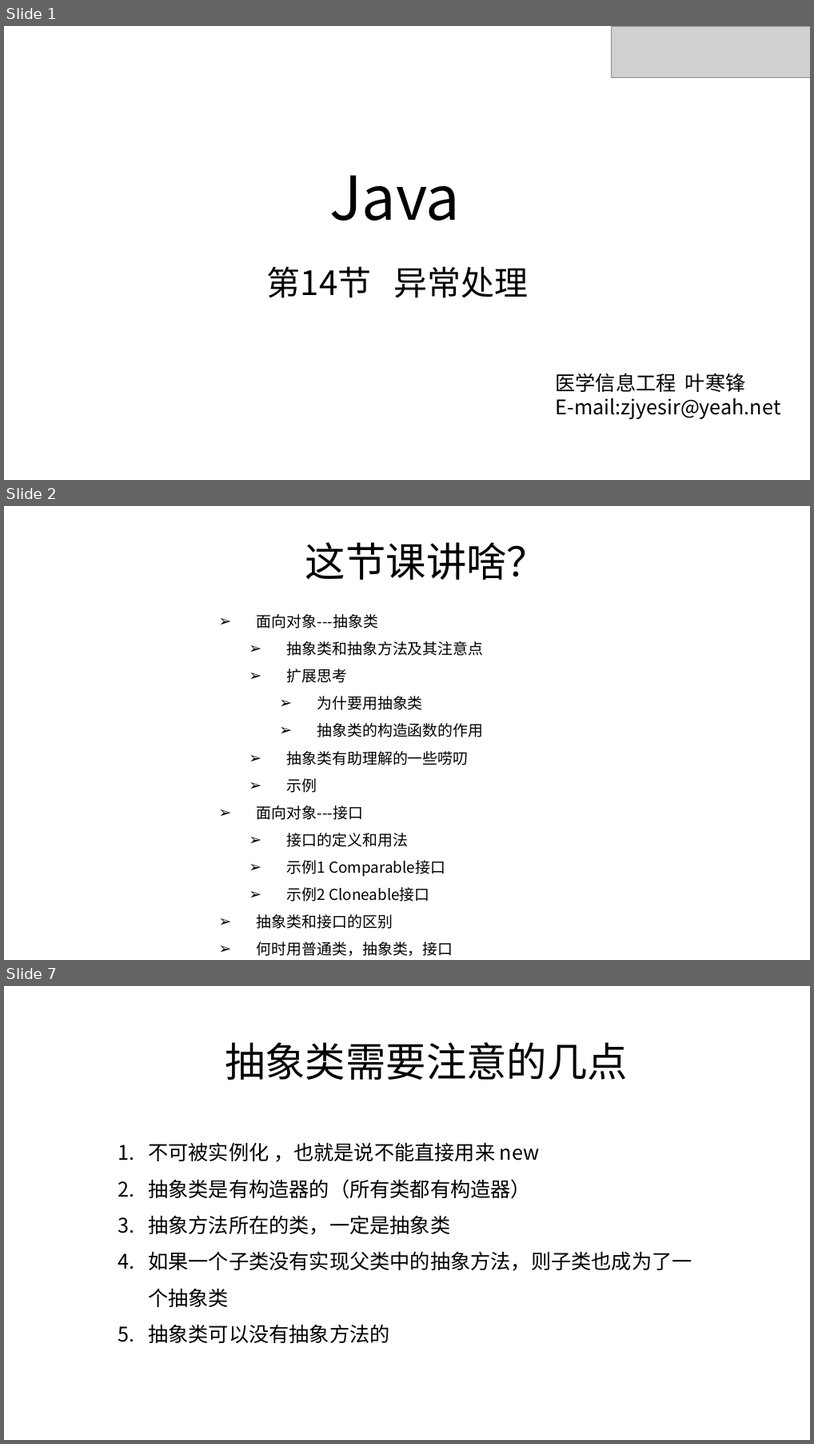
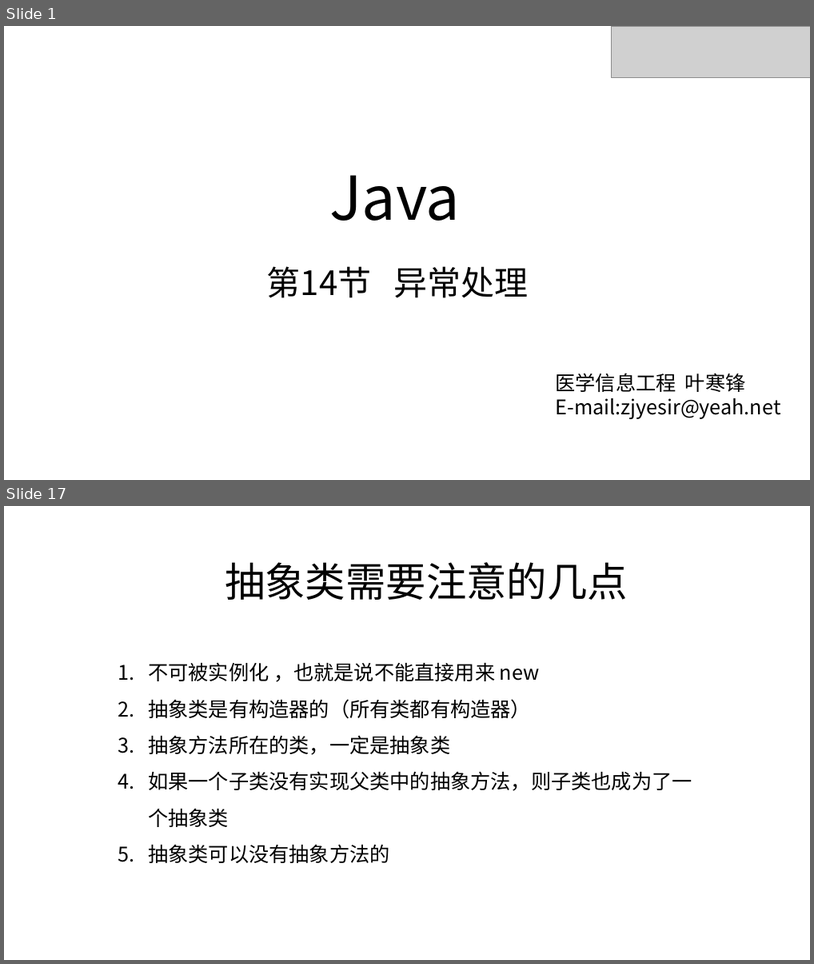
Before and after one commit to zjyesir/hmc_java_1, a slide deck: ppt/14.异常处理.pptx. Shown one above the other, each under a label of ours: slides 1, 2 and 7 before the commit, slides 1 and 17 after it; the slides between them are not shown. The pictures are 814x1444 and 814x964 pixels, drawn with LibreOffice and Linux fonts; fonts in the diff are those of the drawing; grey boxes stand for pictures; background and template pictures are left out. Boxes give left, top, right and bottom in pixels: in the first picture for what was removed or moved away, otherwise in the second. Text is boxed around its words. In the diff, an @@ line names an element or a change of style, - is before the commit and + after.

```diff
--- a/ppt/14.异常处理.pptx
+++ b/ppt/14.异常处理.pptx
@@ slide 2 removed at (4,506,810,960), background picture (left out) @@
@@ text removed at (306,542,547,580) @@
-这节课讲啥？
@@ text removed at (257,614,484,956) @@
-➢ 面向对象---抽象类
-  ➢ 抽象类和抽象方法及其注意点
-  ➢ 扩展思考
-    ➢ 为什要用抽象类
-    ➢ 抽象类的构造函数的作用
-  ➢ 抽象类有助理解的一些唠叨
-  ➢ 示例
-➢ 面向对象---接口
-  ➢ 接口的定义和用法
-  ➢ 示例1 Comparable接口
-  ➢ 示例2 Cloneable接口
-➢ 抽象类和接口的区别
-➢ 何时用普通类，抽象类，接口
@@ what was slide 7 is now slide 17 @@
```
Also in this commit, not shown: 2 slides changed, 13 slides added, 2 other slides removed, 1 other file.
